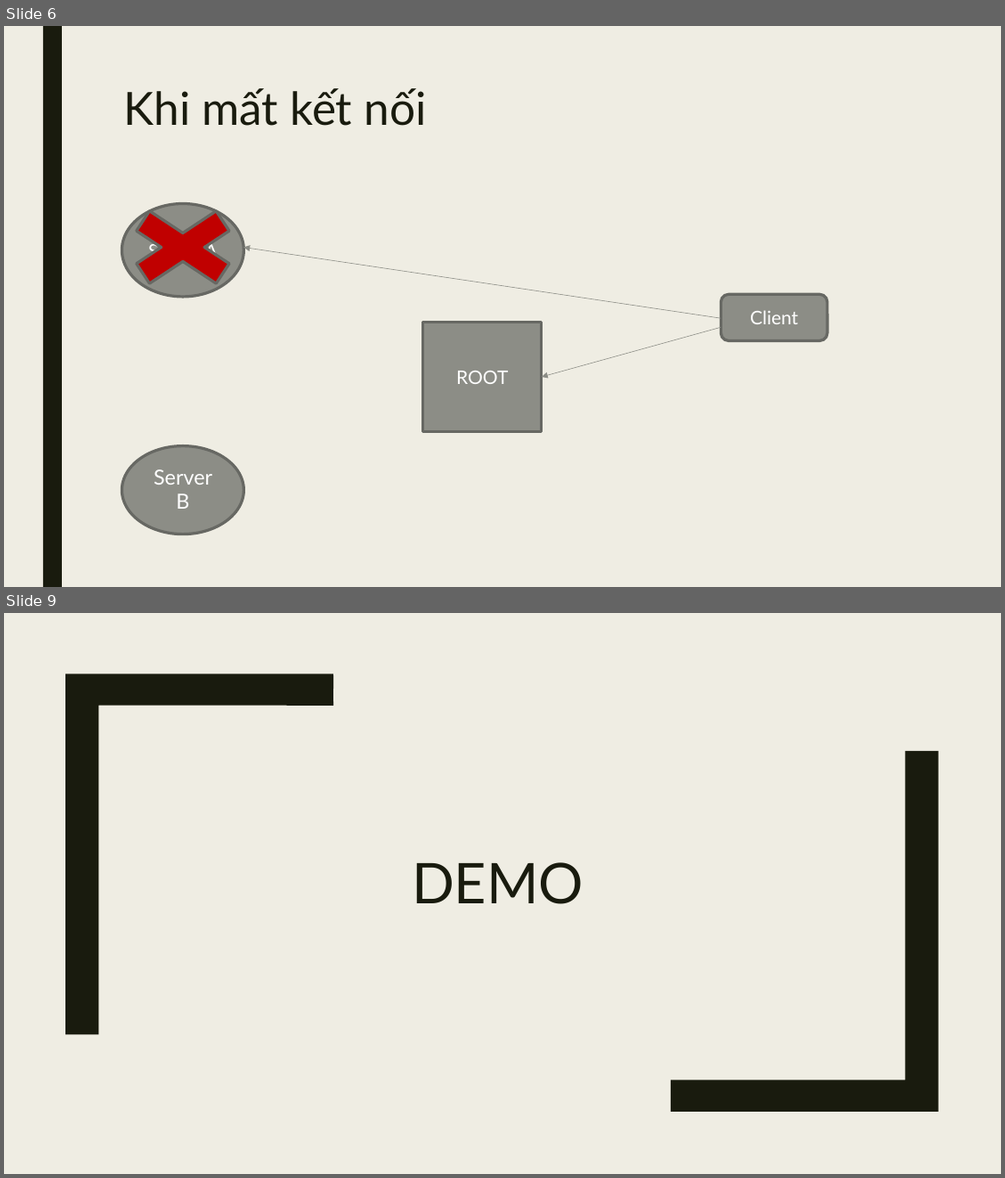
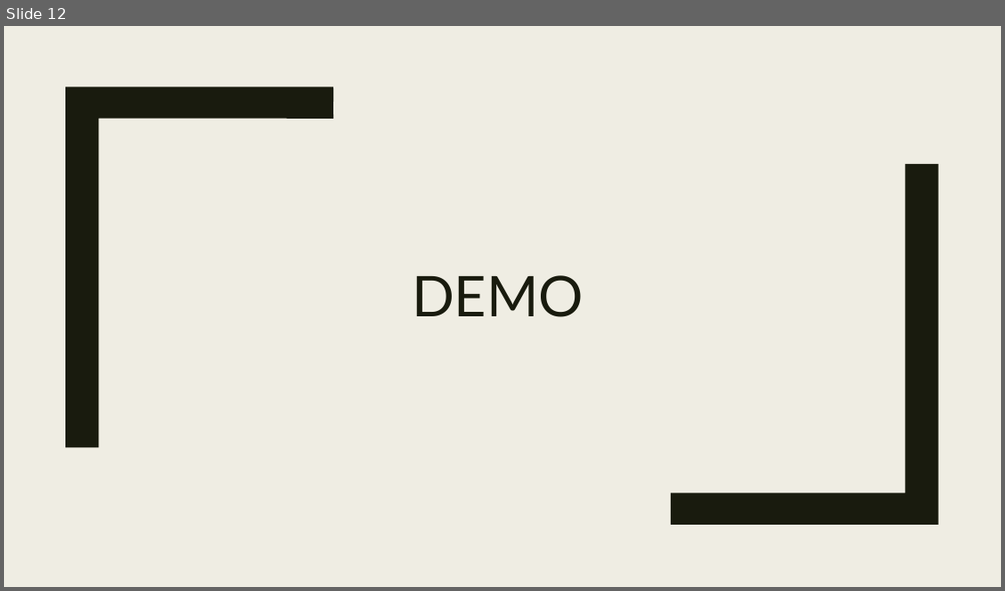
Before and after one commit to znqt/LTM_Proj, a slide deck: Load balancing.pptx. Shown one above the other, each under a label of ours: slides 6 and 9 before the commit, slide 12 after it; the slides between them are not shown. The pictures are 1005x1178 and 1005x591 pixels, drawn with LibreOffice and Linux fonts; fonts in the diff are those of the drawing. Boxes give left, top, right and bottom in pixels: in the first picture for what was removed or moved away, otherwise in the second. Text is boxed around its words. In the diff, an @@ line names an element or a change of style, - is before the commit and + after.

```diff
--- a/Load balancing.pptx
+++ b/Load balancing.pptx
@@ slide 6 removed at [4,26,1001,587], background #EFEDE3 @@
@@ rectangle removed at [43,26,62,587] @@
@@ title removed at [123,88,426,126] @@
-Khi mất kết nối
@@ cross removed at [106,197,259,297] @@
@@ ellipse removed at [122,204,244,297] @@
-Server A
@@ arrow removed from (721, 319) to (243, 248) @@
@@ rounded rectangle removed at [721,295,827,341] @@
-Client
@@ rectangle removed at [423,322,542,431] @@
-ROOT
@@ arrow removed from (721, 328) to (542, 377) @@
@@ text removed at [122,445,244,534] @@
-Server B
@@ what was slide 9 is now slide 12 @@
```
Also in this commit, not shown: 4 slides changed, 7 slides added, 3 other slides removed.
